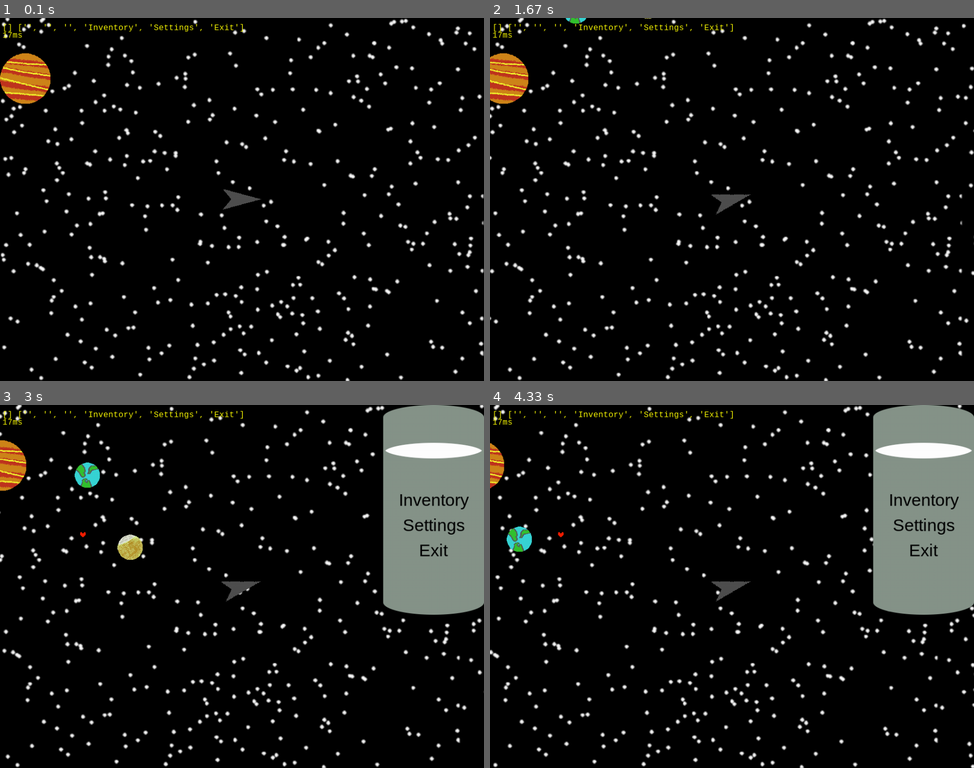
Above: before the commit, frames 1-4 (two rows, left to right).
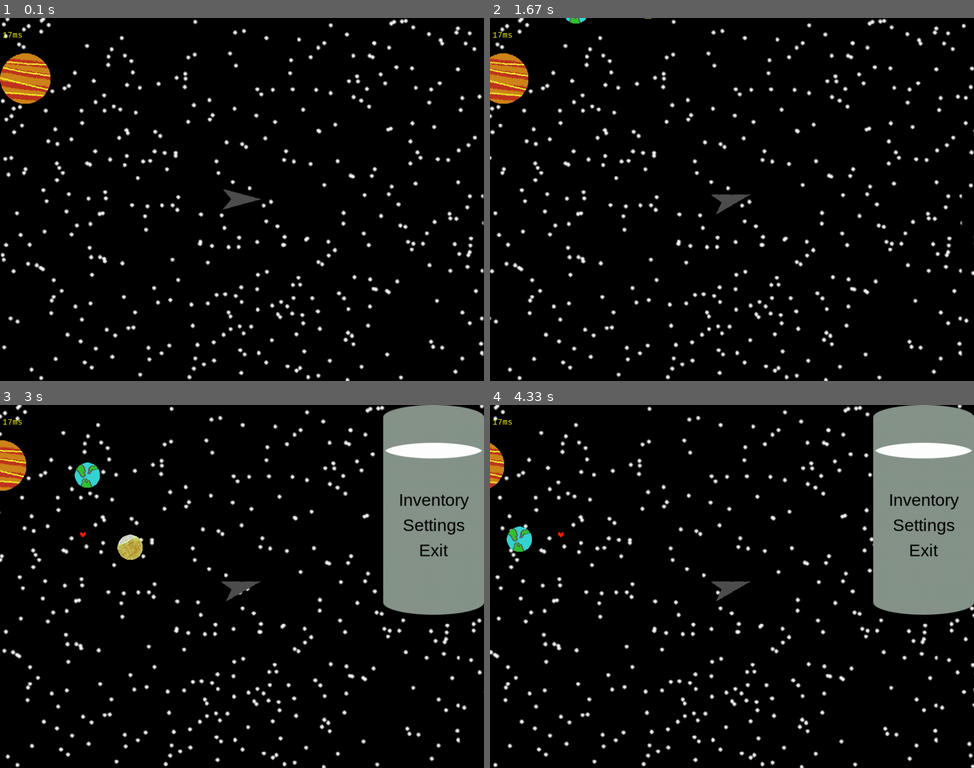
Above: after the commit, the same moments.

Repository: Jacob-OTW/Explorer-in-PyGame
Game: pygame game, started from main.py
The game is run twice, just before and just after one commit, with the same random seed, the same clock (stepped at 60 frames per second) and the same inputs.
Inputs (mouse positions are in pixels of both pictures, inside the frame that each line leads up to):
- Up to frame 1 (0.1 s): no input
- Up to frame 2 (1.67 s): tap Space at 0.33 s; click (886, 188) at 0.72 s; tap A at 1 s; right-click (780, 279) at 1.38 s
- Up to frame 3 (3 s): click (91, 532) at 1.72 s; tap E at 2.33 s; hold Down 2.67-2.97 s
- Up to frame 4 (4.33 s): hold Up 3-3.37 s; hold Down 3.4-3.77 s; hold Up 3.8-4.1 s; hold Down from 4.13 s (still down)

The runs differ from the first frame. In frame 1, 0.2% of the frame differs, in the area x 0-51%, y 1-4%; in frame 2, 0.2%; in frame 3, 0.2%; in frame 4, 0.2%.

Commit message:
Added images to UI, fixed bug where ui allowed to interact while not landed

Diff:
--- a/main.py
+++ b/main.py
@@ -143,7 +143,7 @@
     pop_up_group.draw(stage.screen)
 
     # Text
-    text = myfont.render(f"{shop_ui.directory} {shop_ui.shop_list}", True, (255, 255, 0))
+    text = myfont.render(f"", True, (255, 255, 0))
     stage.screen.blit(text, (5, 10))
     text2 = myfont.render(f"{round(frame_time * 1000)}ms", True, (255, 255, 0))
     stage.screen.blit(text2, (5, 25))
